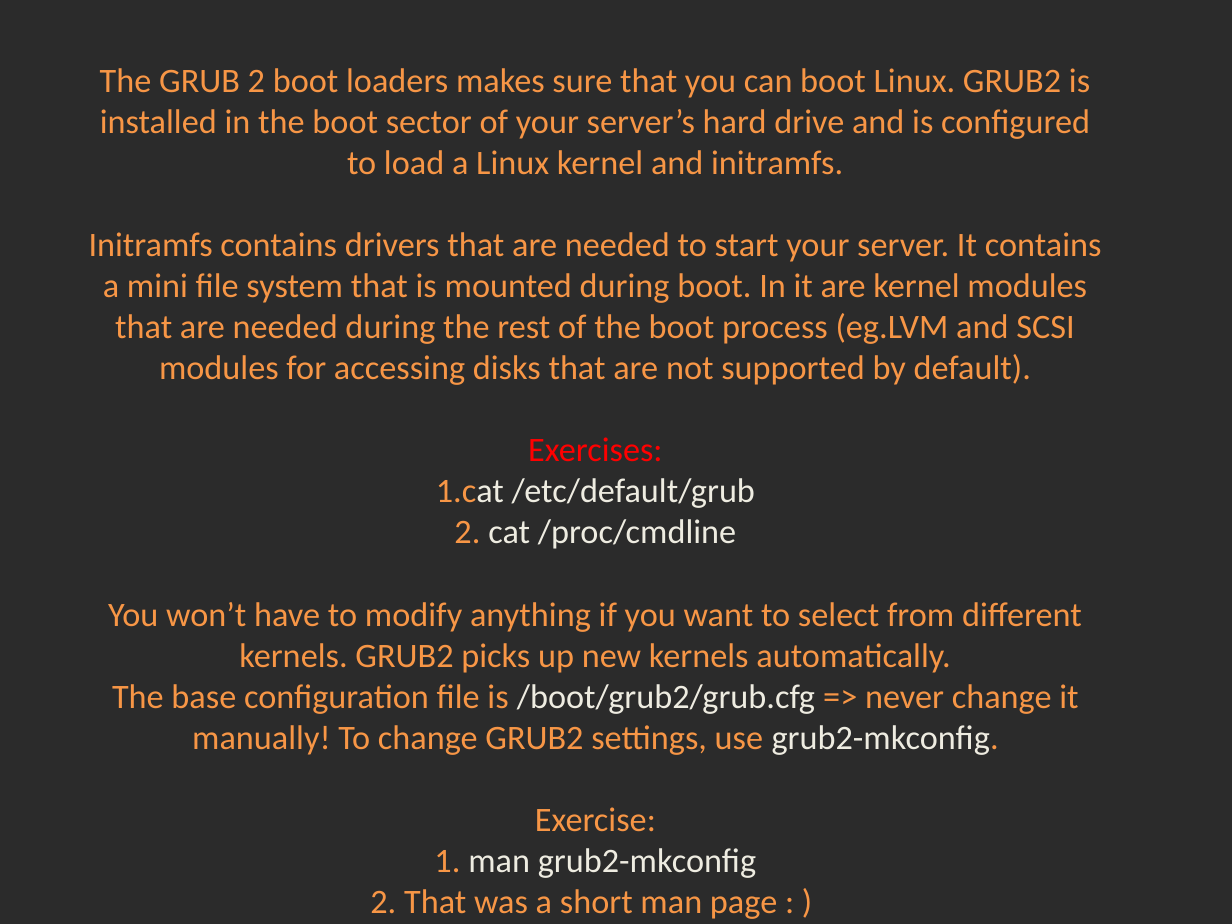
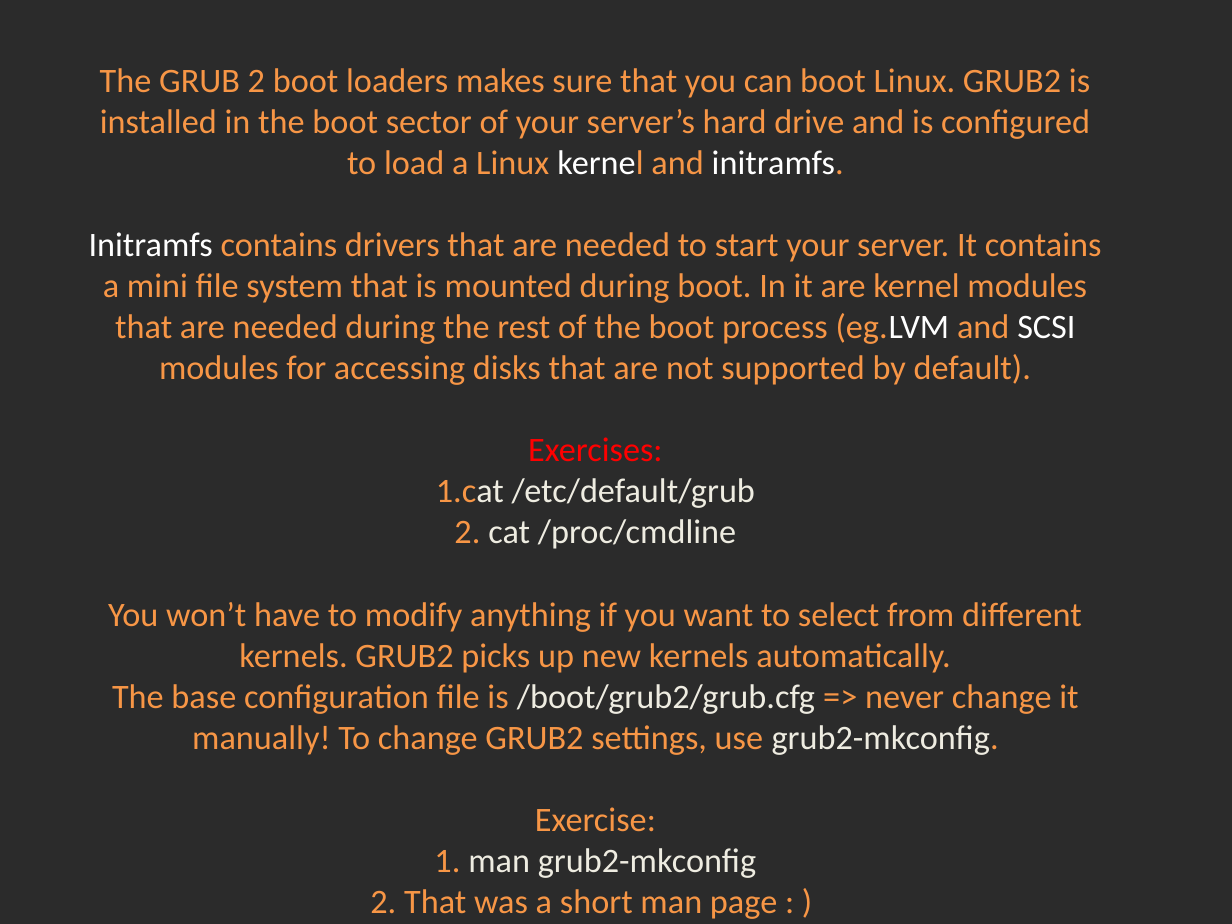
Before and after one commit to Academy-Soft-Intellect/Linux-Course, a slide deck: slide 8 of 10.SystemD_And_TheBootProcedure/10-SystemDAndTheBootProcedure.pptx. Drawn at 1232x924 pixels with LibreOffice and Linux fonts; fonts in the diff are those of the drawing; background and template pictures are left out; a plain dark background stands for a picture behind light text. Boxes give left, top, right and bottom in pixels: in the first picture for what was removed or moved away, otherwise in the second. Text is boxed around its words. In the diff, an @@ line names an element or a change of style, - is before the commit and + after.

Commit message:
Systemd and the boot procedure typos.

```diff
--- a/10.SystemD_And_TheBootProcedure/10-SystemDAndTheBootProcedure.pptx
+++ b/10.SystemD_And_TheBootProcedure/10-SystemDAndTheBootProcedure.pptx
@@ title "The GRUB 2 boot loaders ..." at (89, 68, 1102, 919): text colour #F79646 to #FFFFFF in "kernel initramfs. Initramfs (eg.LVM SCSI" @@
```
Also in this commit, not shown: 6 other slides changed.
